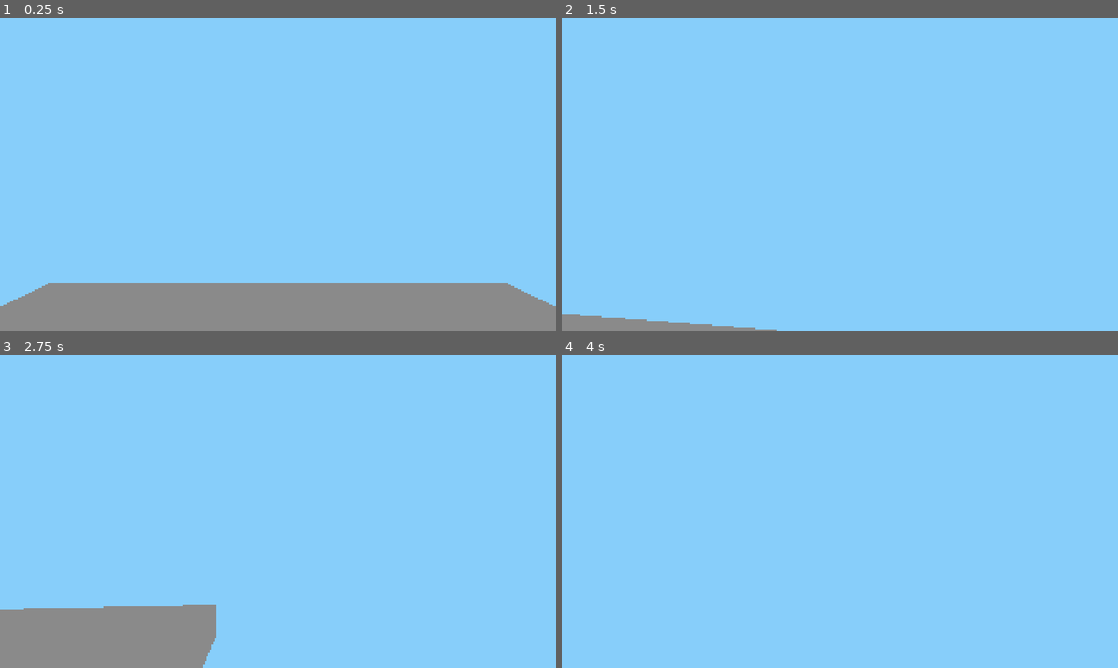
Above: before the commit, frames 1-4 (two rows, left to right).
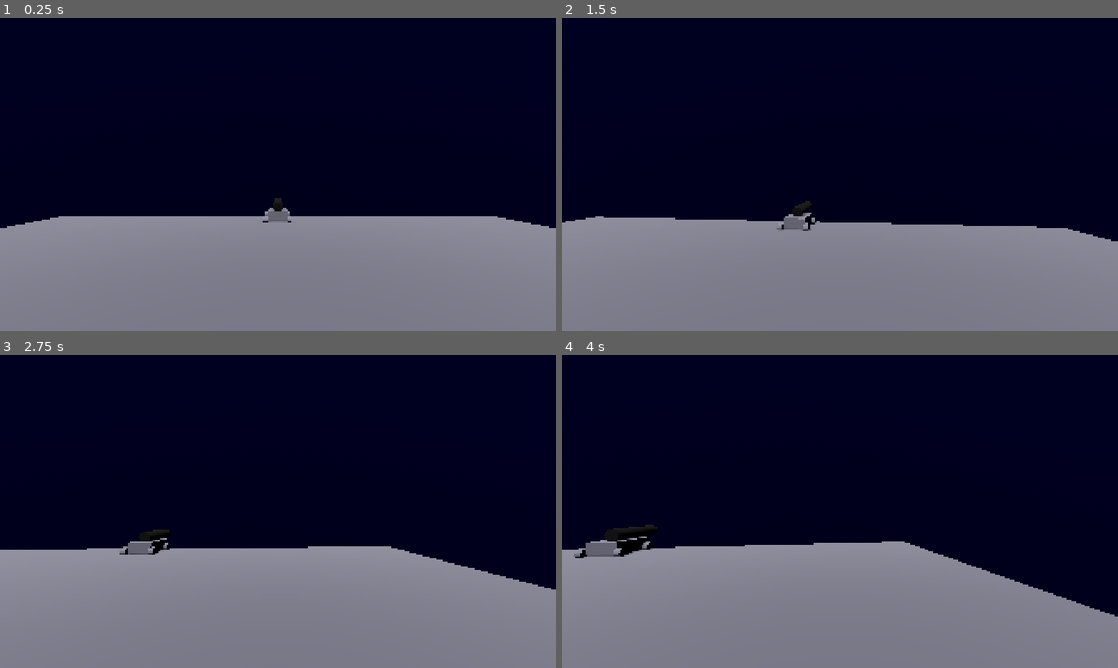
Above: after the commit, the same moments.

Repository: frosted-flare/Get-the-Dog
Game: Godot game, scene res://Scenes/main.tscn
Same seed, same stepped clock (60 frames per second), same inputs: the game is played once before the commit and once after it.
Inputs (mouse positions are in pixels of both pictures, inside the frame that each line leads up to):
- Up to frame 1 (0.25 s): no input
- Up to frame 2 (1.5 s): move the mouse to (867, 174) at 0.52 s; hold Right (Right) 0.53-1.28 s; hold Up (Foward) 0.53-1.28 s; tap Space (Jump) at 0.77 s; tap F (Fire, bound only after the commit) at 0.8, 1.35 s; move the mouse to (812, 174) at 1.27 s; hold Down (Backwards) from 1.28 s (still down)
- Up to frame 3 (2.75 s): tap Space (Jump) at 1.52 s; tap E (Interact, bound only after the commit) at 1.55, 2.1 s; move the mouse to (289, 505) at 2.02 s; release Down (Backwards) at 2.03 s; hold Right (Right) from 2.03 s (still down); hold Up (Foward) from 2.03 s (still down)
- Up to frame 4 (4 s): move the mouse to (834, 517) at 2.77 s; release Up (Foward) at 2.78 s; tap Up (Foward) at 2.85 s; tap Space (Jump) at 3.02, 3.77 s; tap F (Fire, bound only after the commit) at 3.05, 3.6 s; move the mouse to (878, 514) at 3.52 s; release Right (Right) at 3.53 s; hold Left (Left) from 3.53 s (still down); tap E (Interact, bound only after the commit) at 3.8 s

The runs differ from the first frame. In frame 1, 85% of the frame differs, in the area x 0-100%, y 0-92%; in frame 2, 99%; in frame 3, 93%; in frame 4, 100%, in the area x 0-100%, y 0-100%.

Commit message:
Canon: Added basic aiming

Diff:
--- /dev/null
+++ b/Scenes/cannon.tscn
@@ -0,0 +1,68 @@
+[gd_scene format=3 uid="uid://br2dwecic02pk"]
+
+[ext_resource type="Script" uid="uid://cs32fbh6b4djf" path="res://Scripts/cannon.gd" id="1_qayxd"]
+
+[sub_resource type="StandardMaterial3D" id="StandardMaterial3D_qlvt6"]
+albedo_color = Color(0, 0, 0, 1)
+
+[sub_resource type="CylinderMesh" id="CylinderMesh_3uv2y"]
+material = SubResource("StandardMaterial3D_qlvt6")
+top_radius = 0.25
+bottom_radius = 0.25
+
+[sub_resource type="SphereShape3D" id="SphereShape3D_4c0tx"]
+radius = 3.0
+
+[sub_resource type="StandardMaterial3D" id="StandardMaterial3D_4c0tx"]
+albedo_color = Color(0.5019608, 0.5019608, 0.5019608, 1)
+
+[sub_resource type="BoxMesh" id="BoxMesh_qayxd"]
+material = SubResource("StandardMaterial3D_4c0tx")
+size = Vector3(1, 0.5, 1.5)
+
+[sub_resource type="CylinderMesh" id="CylinderMesh_qayxd"]
+top_radius = 0.2
+bottom_radius = 0.2
+height = 0.2
+
+[node name="Cannon" type="Node3D" unique_id=1252306198]
+script = ExtResource("1_qayxd")
+
+[node name="Pivot" type="Node3D" parent="." unique_id=923067004]
+transform = Transform3D(1, 0, 0, 0, 1, 0, 0, 0, 1, 0, 0.45777977, 0.26325017)
+
+[node name="Barrel" type="MeshInstance3D" parent="Pivot" unique_id=681634092]
+transform = Transform3D(1, 0, 0, 0, -4.371139e-08, -1, 0, 1, -4.371139e-08, 0, 0, -0.8934215)
+mesh = SubResource("CylinderMesh_3uv2y")
+
+[node name="Camera3D" type="Camera3D" parent="Pivot" unique_id=516165824]
+transform = Transform3D(1, 0, 0, 0, 1, 0, 0, 0, 1, 0, 0.742535, 1.1480157)
+
+[node name="Area3D" type="Area3D" parent="." unique_id=7918161]
+
+[node name="CollisionShape3D" type="CollisionShape3D" parent="Area3D" unique_id=1511946400]
+shape = SubResource("SphereShape3D_4c0tx")
+
+[node name="Mesh" type="Node3D" parent="." unique_id=208849259]
+
+[node name="Base" type="MeshInstance3D" parent="Mesh" unique_id=280829189]
+mesh = SubResource("BoxMesh_qayxd")
+
+[node name="Wheel 1" type="MeshInstance3D" parent="Mesh" unique_id=1226793326]
+transform = Transform3D(-4.371139e-08, -1, 0, 1, -4.371139e-08, 0, 0, 0, 1, -0.6285625, -0.15665084, 0.70151496)
+mesh = SubResource("CylinderMesh_qayxd")
+
+[node name="Wheel 2" type="MeshInstance3D" parent="Mesh" unique_id=612223641]
+transform = Transform3D(-4.371139e-08, -1, 0, 1, -4.371139e-08, 0, 0, 0, 1, -0.6285625, -0.15665084, -0.56094056)
+mesh = SubResource("CylinderMesh_qayxd")
+
+[node name="Wheel 3" type="MeshInstance3D" parent="Mesh" unique_id=1583817669]
+transform = Transform3D(-4.371139e-08, -1, 0, 1, -4.371139e-08, 0, 0, 0, 1, 0.58004504, -0.15665084, 0.70151496)
+mesh = SubResource("CylinderMesh_qayxd")
+
+[node name="Wheel 4" type="MeshInstance3D" parent="Mesh" unique_id=1362836257]
+transform = Transform3D(-4.371139e-08, -1, 0, 1, -4.371139e-08, 0, 0, 0, 1, 0.58004504, -0.15665084, -0.56094056)
+mesh = SubResource("CylinderMesh_qayxd")
+
+[connection signal="body_entered" from="Area3D" to="." method="_on_area_3d_body_entered"]
+[connection signal="body_exited" from="Area3D" to="." method="_on_area_3d_body_exited"]
--- /dev/null
+++ b/Scenes/cannon_ball.tscn
@@ -0,0 +1,10 @@
+[gd_scene format=3 uid="uid://bv30t6gci7mf4"]
+
+[sub_resource type="SphereMesh" id="SphereMesh_10215"]
+radius = 0.25
+height = 0.5
+
+[node name="CannonBall" type="Node3D" unique_id=15974512]
+
+[node name="MeshInstance3D" type="MeshInstance3D" parent="." unique_id=2133899534]
+mesh = SubResource("SphereMesh_10215")
--- a/Scenes/main.tscn
+++ b/Scenes/main.tscn
@@ -1,31 +1,30 @@
 [gd_scene format=3 uid="uid://crwjqqmqfix0b"]
 
 [ext_resource type="PackedScene" uid="uid://86iqaqfdo5kk" path="res://Scenes/player.tscn" id="1_jjgbg"]
+[ext_resource type="PackedScene" uid="uid://br2dwecic02pk" path="res://Scenes/cannon.tscn" id="2_bo1nx"]
+
+[sub_resource type="StandardMaterial3D" id="StandardMaterial3D_8gbba"]
+albedo_color = Color(0.49019608, 0.49019608, 0.49019608, 1)
 
 [sub_resource type="BoxMesh" id="BoxMesh_7u77a"]
-size = Vector3(10, 0.5, 10)
+material = SubResource("StandardMaterial3D_8gbba")
+size = Vector3(25, 0.5, 25)
 
 [sub_resource type="BoxShape3D" id="BoxShape3D_7u77a"]
-size = Vector3(10, 0.5, 10)
+size = Vector3(25, 0.5, 25)
 
-[sub_resource type="Gradient" id="Gradient_jjgbg"]
-colors = PackedColorArray(0, 0.5372549, 1, 1, 0, 0.5372549, 1, 1)
+[sub_resource type="PhysicalSkyMaterial" id="PhysicalSkyMaterial_bo1nx"]
+rayleigh_color = Color(0, 0.003921569, 1, 1)
+ground_color = Color(0.101960786, 1, 1, 1)
 
-[sub_resource type="GradientTexture2D" id="GradientTexture2D_bo1nx"]
-gradient = SubResource("Gradient_jjgbg")
+[sub_resource type="Sky" id="Sky_8gbba"]
+sky_material = SubResource("PhysicalSkyMaterial_bo1nx")
 
-[sub_resource type="PanoramaSkyMaterial" id="PanoramaSkyMaterial_8gbba"]
-panorama = SubResource("GradientTexture2D_bo1nx")
-
-[sub_resource type="Sky" id="Sky_jjvhh"]
-sky_material = SubResource("PanoramaSkyMaterial_8gbba")
-
-[sub_resource type="Environment" id="Environment_jjgbg"]
-background_mode = 1
-background_color = Color(0.5294118, 0.80784315, 0.98039216, 1)
-sky = SubResource("Sky_jjvhh")
-ambient_light_source = 2
-ambient_light_color = Color(1, 1, 1, 1)
+[sub_resource type="Environment" id="Environment_jjvhh"]
+background_mode = 2
+sky = SubResource("Sky_8gbba")
+sdfgi_enabled = true
+glow_enabled = true
 volumetric_fog_enabled = true
 
 [node name="Main" type="Node3D" unique_id=1186984942]
@@ -43,10 +42,12 @@
 [node name="Player" parent="." unique_id=1962825026 instance=ExtResource("1_jjgbg")]
 transform = Transform3D(1, 0, 0, 0, 1, 0, 0, 0, 1, 0, 2.1784222, 0)
 
-[node name="WorldEnvironment" type="WorldEnvironment" parent="." unique_id=758392230]
-environment = SubResource("Environment_jjgbg")
+[node name="Cannon" parent="." unique_id=1252306198 instance=ExtResource("2_bo1nx")]
+transform = Transform3D(1, 0, 0, 0, 1, 0, 0, 0, 1, 0, 0.5070851, -11.679779)
 
-[node name="DirectionalLight3D" type="DirectionalLight3D" parent="." unique_id=2002969973]
-light_color = Color(1, 1, 0, 1)
+[node name="DirectionalLight3D" type="DirectionalLight3D" parent="." unique_id=1075486805]
+transform = Transform3D(1, 0, 0, 0, 0.52991927, 0.8480481, 0, -0.8480481, 0.52991927, 0, 17.70194, 0)
 shadow_enabled = true
-sky_mode = 1
+
+[node name="WorldEnvironment" type="WorldEnvironment" parent="." unique_id=704008257]
+environment = SubResource("Environment_jjvhh")
--- a/Scenes/player.tscn
+++ b/Scenes/player.tscn
@@ -17,3 +17,21 @@
 
 [node name="Camera3D" type="Camera3D" parent="." unique_id=694327252]
 transform = Transform3D(1, 0, 0, 0, 1, 0, 0, 0, 1, 0, 0.73910904, -0.48688865)
+
+[node name="UI" type="CanvasLayer" parent="Camera3D" unique_id=461760537]
+visible = false
+
+[node name="Label" type="Label" parent="Camera3D/UI" unique_id=2055747752]
+anchors_preset = 7
+anchor_left = 0.5
+anchor_top = 1.0
+anchor_right = 0.5
+anchor_bottom = 1.0
+offset_left = -70.0
+offset_top = -49.0
+offset_right = 70.0
+grow_horizontal = 2
+grow_vertical = 0
+theme_override_font_sizes/font_size = 64
+text = "Press E to interact
+"
--- /dev/null
+++ b/Scripts/cannon.gd
@@ -0,0 +1,29 @@
+extends Node3D
+
+# Called when the node enters the scene tree for the first time.
+func _ready() -> void:
+	pass # Replace with function body.
+
+
+# Called every frame. 'delta' is the elapsed time since the previous frame.
+func _process(delta: float) -> void:
+	pass
+
+func fire():
+	var direction_y = $".".rotation.y # Horizontal
+	var direction_x = $Pivot.rotation.x # Vertical
+
+
+func _on_area_3d_body_entered(body: Node3D) -> void:
+	if body.name == "Player":
+		var player = body
+		var player_ui = body.find_child("Camera3D").find_child("UI")
+		player_ui.visible = true
+		player.able_to_interact_with_cannon = true
+
+func _on_area_3d_body_exited(body: Node3D) -> void:
+	if body.name == "Player":
+		var player = body
+		var player_ui = body.find_child("Camera3D").find_child("UI")
+		player_ui.visible = false
+		player.able_to_interact_with_cannon = false
--- a/Scripts/player.gd
+++ b/Scripts/player.gd
@@ -7,8 +7,17 @@
 const mouse_sensitivity_x = 1
 const mouse_sensitivity_y = 1
 
+@export var able_to_interact_with_cannon = false
+
+var cannon_interacting = false
+
+var main_scene
+var cannon
+
 func _ready():
 	Input.mouse_mode = Input.MOUSE_MODE_CAPTURED
+	main_scene = $".".owner
+	cannon = main_scene.find_child("Cannon")
 
 func _physics_process(delta: float) -> void:
 
@@ -20,20 +29,51 @@
 	if Input.is_action_just_pressed("Jump") and is_on_floor():
 		velocity.y = JUMP_VELOCITY
 
-	# Get the input direction and handle the movement/deceleration.
-	# As good practice, you should replace UI actions with custom gameplay actions.
-	var input_dir := Input.get_vector("Left", "Right", "Foward", "Backwards")
-	var direction := (transform.basis * Vector3(input_dir.x, 0, input_dir.y)).normalized()
-	if direction:
-		velocity.x = direction.x * SPEED
-		velocity.z = direction.z * SPEED
+	# Handle shoot.
+	if Input.is_action_just_pressed("Fire") and cannon_interacting == true:
+		cannon.fire()
+
+	if Input.is_action_just_pressed("Interact") and cannon_interacting == true:
+		$Camera3D.current = true
+		cannon.find_child("Pivot").find_child("Camera3D").current = false
+		cannon_interacting = false
+
+	elif Input.is_action_just_pressed("Interact") and able_to_interact_with_cannon == true:
+		$Camera3D.current = false
+		cannon.find_child("Pivot").find_child("Camera3D").current = true
+		cannon_interacting = true
+		$Camera3D/UI.visible = false
+
+	if cannon_interacting == false:
+		# Get the input direction and handle the movement/deceleration.
+		# As good practice, you should replace UI actions with custom gameplay actions.
+		var input_dir := Input.get_vector("Left", "Right", "Foward", "Backwards")
+		var direction := (transform.basis * Vector3(input_dir.x, 0, input_dir.y)).normalized()
+		if direction:
+			velocity.x = direction.x * SPEED
+			velocity.z = direction.z * SPEED
+		else:
+			velocity.x = move_toward(velocity.x, 0, SPEED)
+			velocity.z = move_toward(velocity.z, 0, SPEED)
+		move_and_slide()
+
 	else:
-		velocity.x = move_toward(velocity.x, 0, SPEED)
-		velocity.z = move_toward(velocity.z, 0, SPEED)
+		if Input.is_action_pressed("Left"):
+			cannon.rotation.y += 0.01
+		elif Input.is_action_pressed("Right"):
+			cannon.rotation.y -= 0.01
+		if Input.is_action_pressed("Foward"):
+			cannon.find_child("Pivot").rotation.x += 0.01
+			cannon.find_child("Pivot").rotation.x = clamp(cannon.find_child("Pivot").rotation.x,0,0.4)
+		elif Input.is_action_pressed("Backwards"):
+			cannon.find_child("Pivot").rotation.x -= 0.01
+			cannon.find_child("Pivot").rotation.x = clamp(cannon.find_child("Pivot").rotation.x,0,0.4)
 
-	move_and_slide()
 
 func _input(event: InputEvent) -> void:
+
 	if event is InputEventMouseMotion:
-		$".".global_rotation.y -= event.relative.x / 1000
-		$".".global_rotation.x -= event.relative.y / 1000
+		if not cannon_interacting:
+			$".".global_rotation.y -= event.relative.x / 1000
+			$Camera3D.rotation.x -= event.relative.y / 1000
+			$Camera3D.rotation.x = clamp($Camera3D.rotation.x,-0.85,0.75)
--- a/project.godot
+++ b/project.godot
@@ -52,13 +52,26 @@
 "events": [Object(InputEventKey,"resource_local_to_scene":false,"resource_name":"","device":-1,"window_id":0,"alt_press …(191 unchanged characters)…
 ]
 }
+Fire={
+"deadzone": 0.2,
+"events": [Object(InputEventKey,"resource_local_to_scene":false,"resource_name":"","device":-1,"window_id":0,"alt_pressed":false,"shift_pressed":false,"ctrl_pressed":false,"meta_pressed":false,"pressed":false,"keycode":0,"physical_keycode":70,"key_label":0,"unicode":102,"location":0,"echo":false,"script":null)
+]
+}
+Interact={
+"deadzone": 0.2,
+"events": [Object(InputEventKey,"resource_local_to_scene":false,"resource_name":"","device":-1,"window_id":0,"alt_pressed":false,"shift_pressed":false,"ctrl_pressed":false,"meta_pressed":false,"pressed":false,"keycode":0,"physical_keycode":69,"key_label":0,"unicode":101,"location":0,"echo":false,"script":null)
+]
+}
 
 [physics]
 
 3d/physics_engine="Jolt Physics"
+common/physics_interpolation=true
 
 [rendering]
 
 rendering_device/driver.windows="d3d12"
 renderer/rendering_method="gl_compatibility"
 renderer/rendering_method.mobile="gl_compatibility"
+lights_and_shadows/directional_shadow/soft_shadow_filter_quality=4
+lights_and_shadows/positional_shadow/soft_shadow_filter_quality=4
Not shown, added: Scripts/cannon.gd.uid
